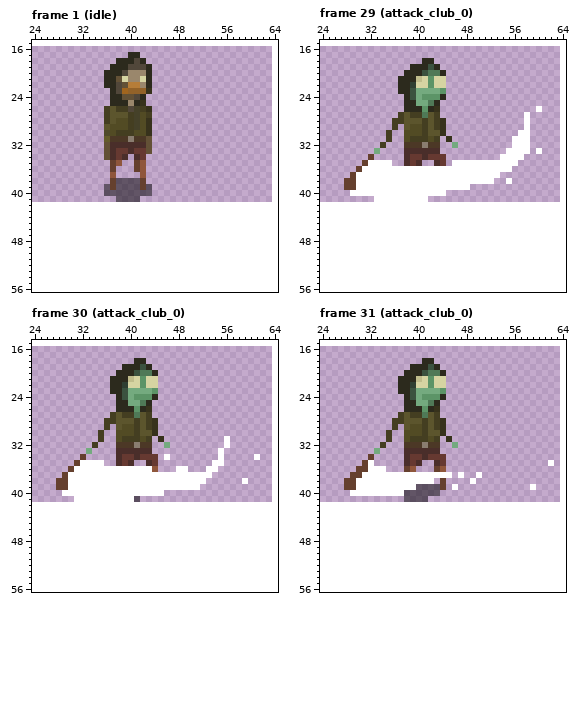
A pixel-art file gets an edit: project/aseprite/player.aseprite. The first picture shows the starting point.
48x26 pixels, 54 frames. Colours within 5 levels of each other are drawn and written as one. Shown: frame 1 (idle): x 24..64, y 15..56; frame 29 (attack_club_0): x 24..64, y 15..56; frame 30 (attack_club_0): x 24..64, y 15..56; frame 31 (attack_club_0): x 24..64, y 15..56. The old version is drawn lined up with the new one, on the new canvas. The commit also changed other frames, which this record leaves out.
After:
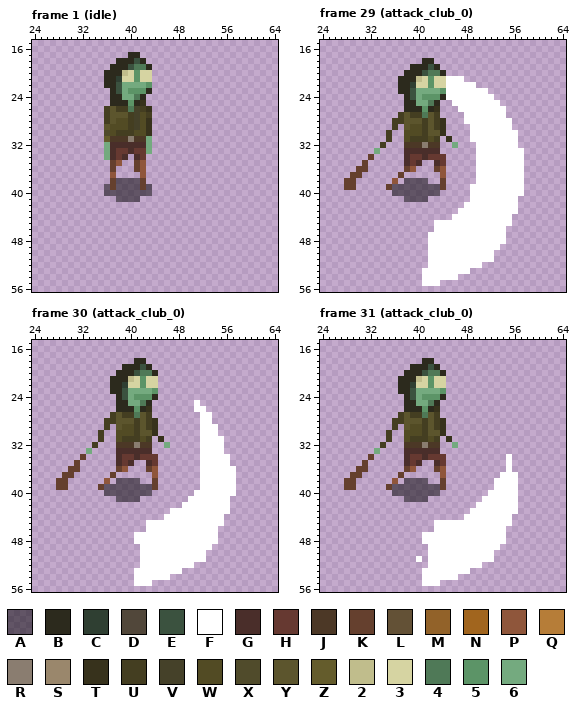
Palette (. is transparent): A #00000080  B #2c2a1d  C #2f3f32  D #51473a  E #3b523f  F #ffffff  G #4a2e2a  H #663931  J #4c3826  K #65402e  L #635136  M #926229  N #a1651e  P #8f563b  Q #b67d38  R #8a7d70  S #9a876c  T #37321c  U #443e21  V #454129  W #524b24  X #504b2b  Y #5c552d  Z #645c2c  2 #c0bd8c  3 #d6d4a2  4 #4f7957  5 #5c9467  6 #74aa7f
Change:
canvas 48x26 -> 80x80, the old top-left corner now at 16,16
Changed rows in their new state; - is an unchanged pixel.
Frame 1 (idle):
first column x 38:
18 ---E--
19 --E44-
20 -23533
21 C-35-3
22 E66665
23 E6555B
24 -664--
25 --5---
26 --4---
first column x 36:
31 -------6
32 6------6
33 6------6
34 6-------
Frame 29 (attack_club_0):
first column x 29:
21 ----------------FFF-------------
22 ----------------FFFFF-----------
23 ----------------FFFFFFF---------
24 ----------------FFFFFFFF--------
25 -----------------FFFFFFFF-------
26 ------------------FFFFFFFF-----.
27 -------------------FFFFFFF---.--
28 -------------------FFFFFFFF--.--
29 --------------------FFFFFFF--.--
30 --------------------FFFFFFFF..--
31 --------------------FFFFFFF-..--
32 ---------------------FFFFFF-..--
33 ---------------------FFFFF---.-.
34 ---------------------FFFF-------
35 ---....----------....-------F---
36 --K......KP...KP.....------FF---
37 -K......K......P.....----FFFF---
38 -......P.AAAA..K.....---FF-FF---
39 -.....KAAAAAAAAK....FFFFFFFFF---
40 .......AAAAAAAA.----FFFFFFFFF---
41 ----.....AAAA-------FFFFFFFF----
42 -------------------FFFFFFFFF----
43 ------------------FFFFFFFFFF----
44 -----------------FFFFFFFFFF-----
45 --------------FFFFFFFFFFFFF-----
46 --------------FFFFFFFFFFFF------
47 -------------FFFFFFFFFFFFF------
48 -------------FFFFFFFFFFFFF------
49 -------------FFFFFFFFFFFF-------
50 -------------FFFFFFFFFFF--------
51 -------------FFFFFFFFFFF--------
52 -------------FFFFFFFFF----------
53 ------------FFFFFFFF------------
54 ------------FFFFFF--------------
55 ------------FFF-----------------
Frame 30 (attack_club_0):
first column x 29:
25 ----------------------F----------
26 ----------------------FF---------
27 -----------------------FF--------
28 -----------------------FF--------
29 -----------------------FFF-------
30 -----------------------FFF-------
31 -----------------------FFFF.-----
32 -----------------------FFFF.-----
33 -----------------------FFF-------
34 -----------------.-----FFF-F----.
35 ---....----------------FF--F-----
36 --K......KP...K----..--F--FFF----
37 -K......K......P.......--FFFF----
38 -......P.AAAA..K.......-FFFFF-.--
39 -.....KAAAAAAAAK.......FFFFFF----
40 .......AAAAAAAA..-----FFFFFFF----
41 --.......AAA---------FFFFFFF-----
42 --------------------FFFFFFFF-----
43 ------------------FFFFFFFFFF-----
44 -----------------FFFFFFFFFF------
45 --------------FFFFFFFFFFFFF------
46 --------------FFFFFFFFFFFF-------
47 ------------FFFFFFFFFFFFFF-------
48 ------------FFFFFFFFFFFFFF-------
49 -------------FFFFFFFFFFFF--------
50 -------------FFFFFFFFFFF---------
51 -------------FFFFFFFFFFF---------
52 -------------FFFFFFFFF-----------
53 ------------FFFFFFFF-------------
54 ------------FFFFFF---------------
55 ------------FFF------------------
Frame 31 (attack_club_0):
first column x 29:
34 --------------------------F-------
35 ---.----------------------F------.
36 ---...--------------------F-------
37 --......K......P.-.--.---FFF------
38 -......P.AAAA.------.---FFFF------
39 -.....KAAAA------.------FFFF--.---
40 .......AA--------------FFFFF------
41 ----------------------FFFFFF------
42 ---------------------FFFFFFF------
43 --------------------FFFFFFFF------
44 -------------------FFFFFFFF-------
45 --------------FFFFFFFFFFFFF-------
46 --------------FFFFFFFFFFFF--------
47 ------------FFFFFFFFFFFFFF--------
48 ------------FFFFFFFFFFFFFF--------
49 -------------FFFFFFFFFFFF---------
50 -------------FFFFFFFFFFF----------
51 -----------F-FFFFFFFFFFF----------
52 -------------FFFFFFFFF------------
53 ------------FFFFFFFF--------------
54 ------------FFFFFF----------------
55 ------------FFF-------------------
Where, in picture pixels (left, top, right, bottom), the same in both pictures:
changed: (116, 58, 152, 112)
changed: (146, 136, 152, 154)
changed: (104, 142, 110, 160)
changed: (350, 76, 542, 286)
changed: (62, 400, 260, 586)
changed: (350, 454, 536, 586)
erased: (548, 460, 554, 466)
